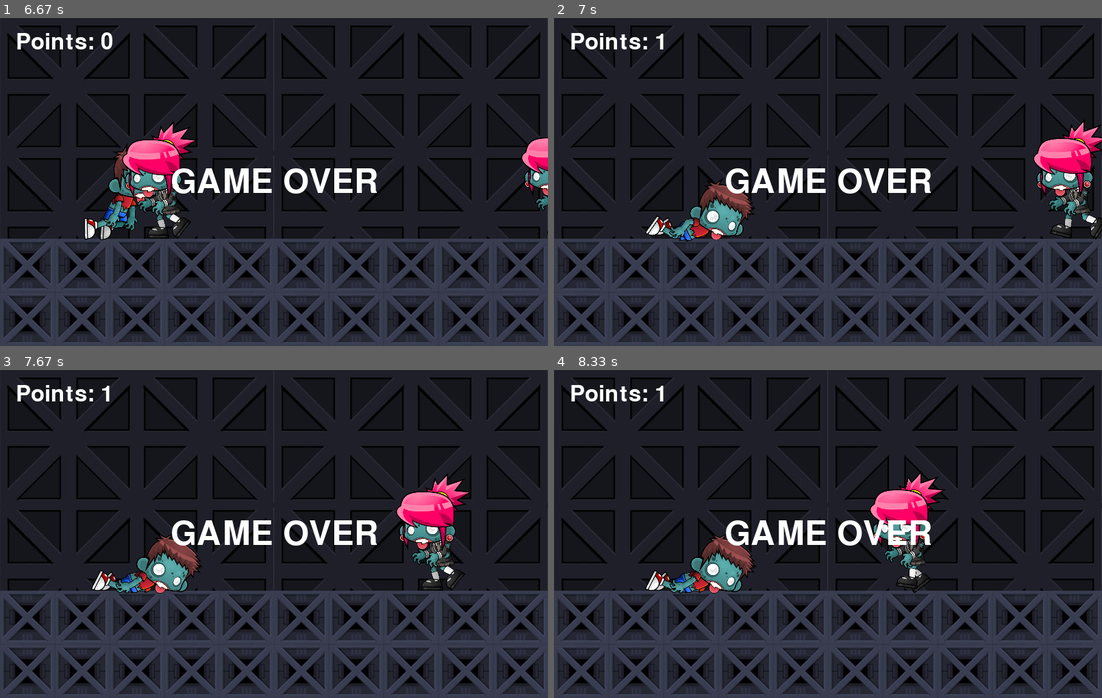
Above: before the commit, frames 1-4 (two rows, left to right).
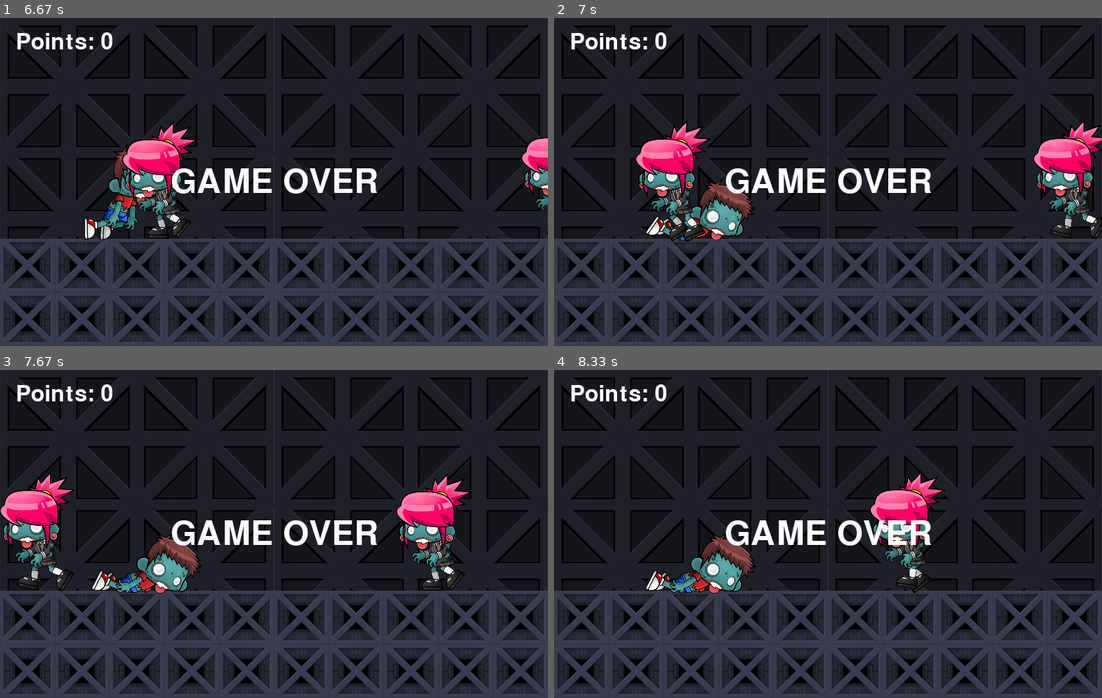
Above: after the commit, the same moments.

Repository: EricWithC04/pygame-practice
Game: pygame game, started from index.py
The game is run twice, just before and just after one commit, with the same random seed, the same clock (stepped at 60 frames per second) and the same inputs.
Inputs:
- Up to frame 1 (6.67 s): hold D 0.33-0.8 s; hold D 0.83-1.3 s; tap Space at 0.9, 1.2, 1.4, 1.7, 1.97, 2.4, 2.7, 3.07, 3.37, 3.57, 3.87, 4.07, 4.37, 4.57, 4.87, 5.13, 5.57, 5.87, 6.23, 6.53 s; hold A 1.33-1.87 s; hold A 1.9-2.3 s; hold D 2.33-2.97 s; hold A 3-3.47 s; hold D 3.5-3.97 s; hold D 4-4.47 s; hold A 4.5-5.03 s; hold A 5.07-5.47 s; hold D 5.5-6.13 s; hold A 6.17-6.63 s
- Up to frame 2 (7 s): no input
- Up to frame 3 (7.67 s): tap 8 at 7.17 s
- Up to frame 4 (8.33 s): no input

Frame 1 is identical in both runs. In frame 2, 2.5% of the frame differs, in the area x 14-29%, y 4-69%; in frame 3, 2.3%; in frame 4, less than 0.1%.

Commit message:
death bug fixed

Diff:
--- a/index.py
+++ b/index.py
@@ -148,7 +148,7 @@
     collision = pygame.sprite.spritecollide(new_player, all_enemies, False)
     if collision:
         for enemy in collision:
-            if new_player.rect.bottom >= enemy.rect.top and new_player.rect.x > enemy.rect.x:
+            if new_player.rect.bottom >= enemy.rect.top and new_player.rect.x > enemy.rect.x and new_player.life > 0:
                 all_enemies.remove(enemy)
                 new_player.points += 1
                 sfx[1].play()
